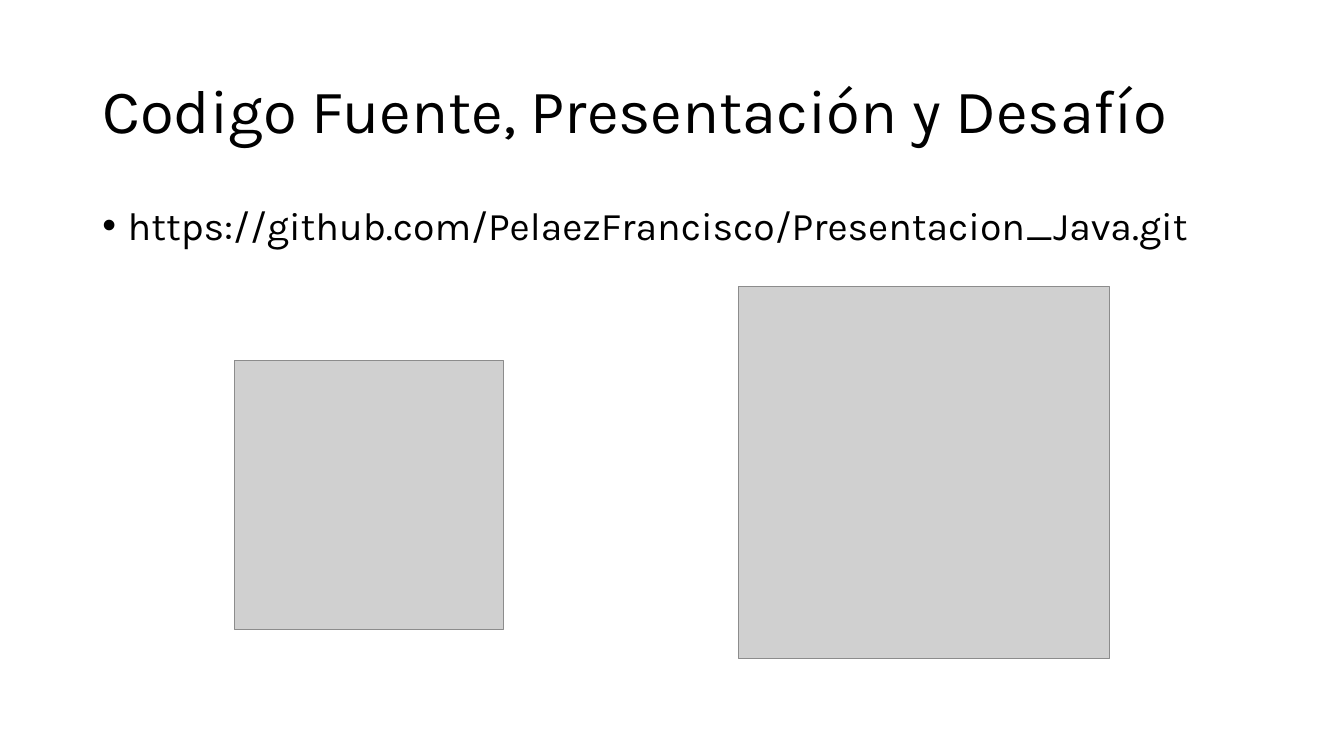
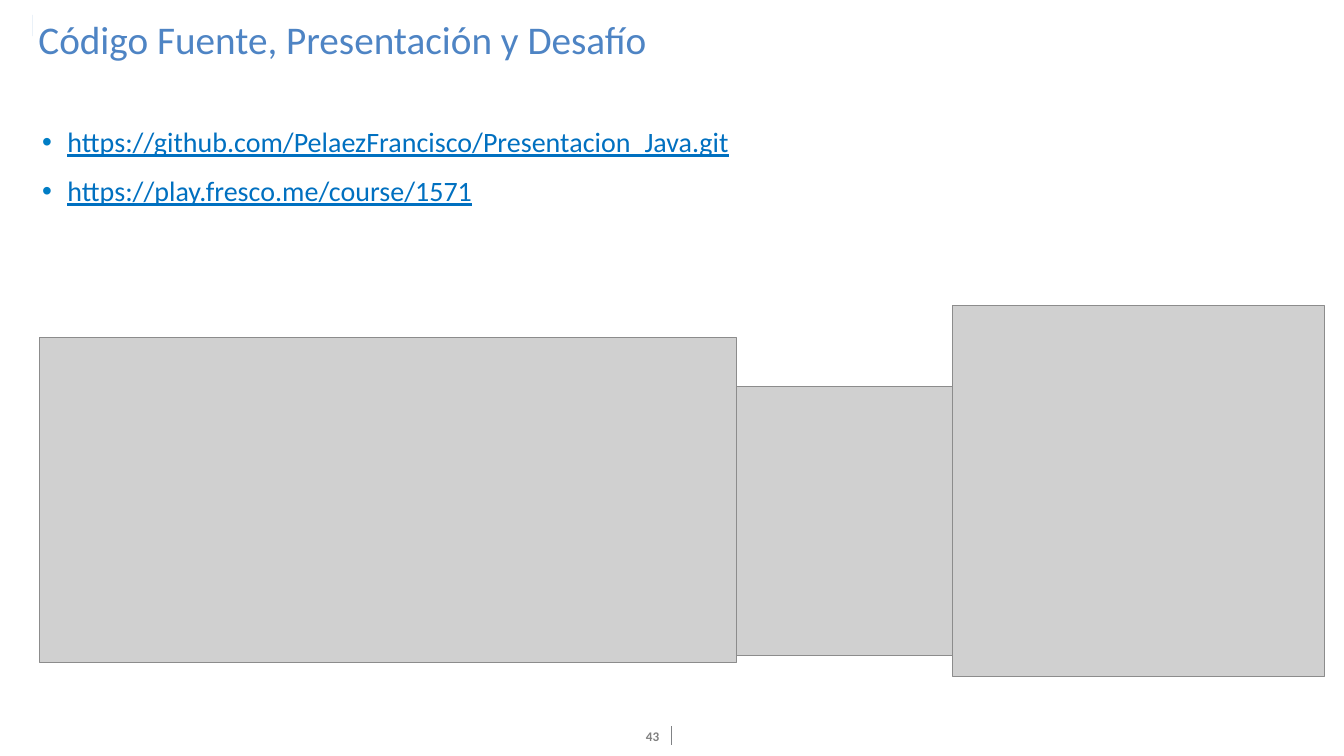
Before and after one commit to PelaezFrancisco/Presentacion_Java, a slide deck: slide 43 of Digital_Essentials-Java.pptx (slide 34 before the commit). Drawn at 1344x756 pixels with LibreOffice and Linux fonts; fonts in the diff are those of the drawing; grey boxes stand for pictures; background and template pictures are left out. Boxes give left, top, right and bottom in pixels: in the first picture for what was removed or moved away, otherwise in the second. Text is boxed around its words. In the diff, an @@ line names an element or a change of style, - is before the commit and + after.

```diff
--- a/Digital_Essentials-Java.pptx
+++ b/Digital_Essentials-Java.pptx
@@ rectangle added at <box>1,9,32,68</box>, fill #FFFFFF @@
@@ rectangle added at <box>10,15,32,36</box>, fill #4E84C4 @@
@@ title "Código Fuente, Presentación y Desafío" at <box>38,27,647,61</box>: vertical alignment middle to top @@
@@ title at <box>38,27,647,61</box>: text changed; size 44 to 28 pt; font Karla to Calibri; text colour #000000 to #4E84C4 @@
-Codigo Fuente, Presentación y Desafío
+Código Fuente, Presentación y Desafío
@@ text "https://github.com/PelaezFrancisco/Presentacion_Java.git": place and size @@
-text "https://github.com/PelaezFrancisco/Presentacion_Java.git" at <box>128,211,1188,250</box>
+text "https://github.com/PelaezFrancisco/Presentacion_Java.git" at <box>67,132,728,206</box>
@@ text at <box>67,132,728,157</box>: size 28 to 20 pt, font Karla to Calibri, text colour #000000 to #0070C0, underline on in "https://github.com/PelaezFrancisco/Presentacion_Java.git"; more space between paragraphs @@
@@ text at <box>67,181,471,206</box>: paragraph added @@
+• https://play.fresco.me/course/1571
@@ picture: place and size @@
-picture at <box>738,287,1110,659</box>
+picture at <box>953,306,1325,678</box>
@@ picture added at <box>40,338,737,662</box> @@
@@ picture: place and size @@
-picture at <box>235,361,504,630</box>
+picture at <box>715,386,984,655</box>
@@ page number added at <box>646,732,659,741</box>, 9.3 pt, text #808080, bold @@
+43
@@ line added from (671, 727) to (671, 745), #808285 0.5 pt @@
```
Also in this commit, not shown: 34 other slides changed, 9 slides added.
